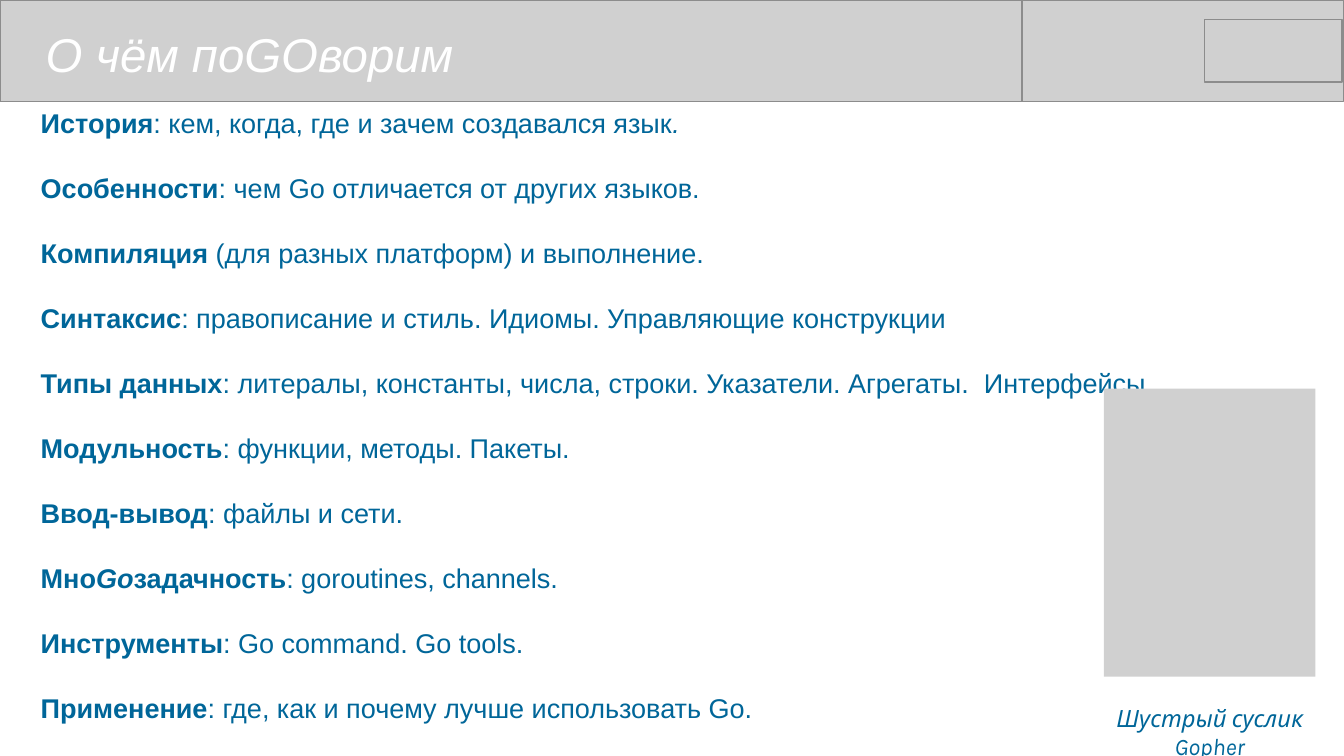
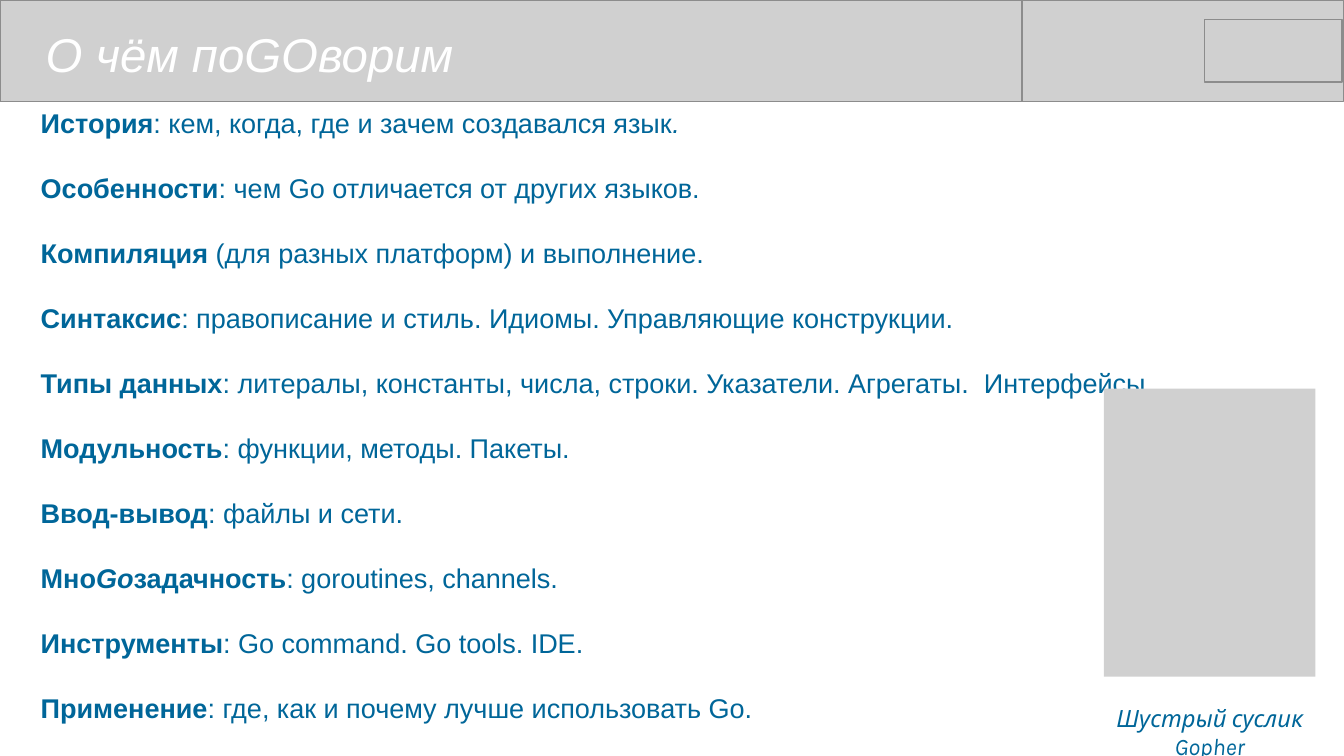
Before and after one commit to mike-shock/Go_language, a slide deck: slide 2 of Go_Intro.odp. Drawn at 1344x756 pixels with LibreOffice and Linux fonts; fonts in the diff are those of the drawing; grey boxes stand for pictures. Boxes give left, top, right and bottom in pixels: in the first picture for what was removed or moved away, otherwise in the second. Text is boxed around its words. In the diff, an @@ line names an element or a change of style, - is before the commit and + after.

```diff
--- a/Go_Intro.odp
+++ b/Go_Intro.odp
@@ text at (41,309,953,333): text changed @@
-Синтаксис: правописание и стиль. Идиомы. Управляющие конструкции
+Синтаксис: правописание и стиль. Идиомы. Управляющие конструкции.
@@ text at (41,633,583,658): text changed @@
-Инструменты: Go command. Go tools.
+Инструменты: Go command. Go tools. IDE.
```
Also in this commit, not shown: 1 other slide changed, 2 slides added.
